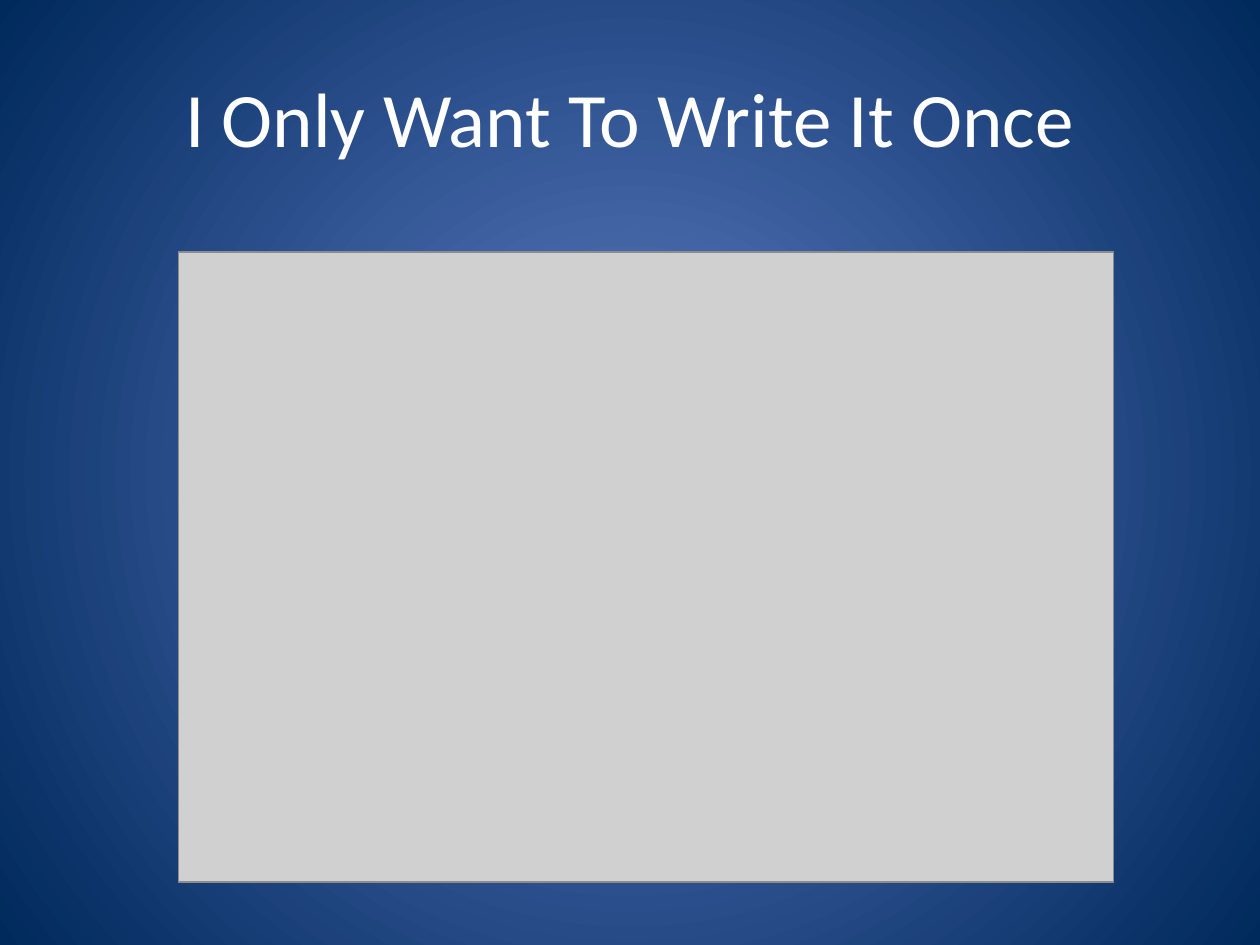
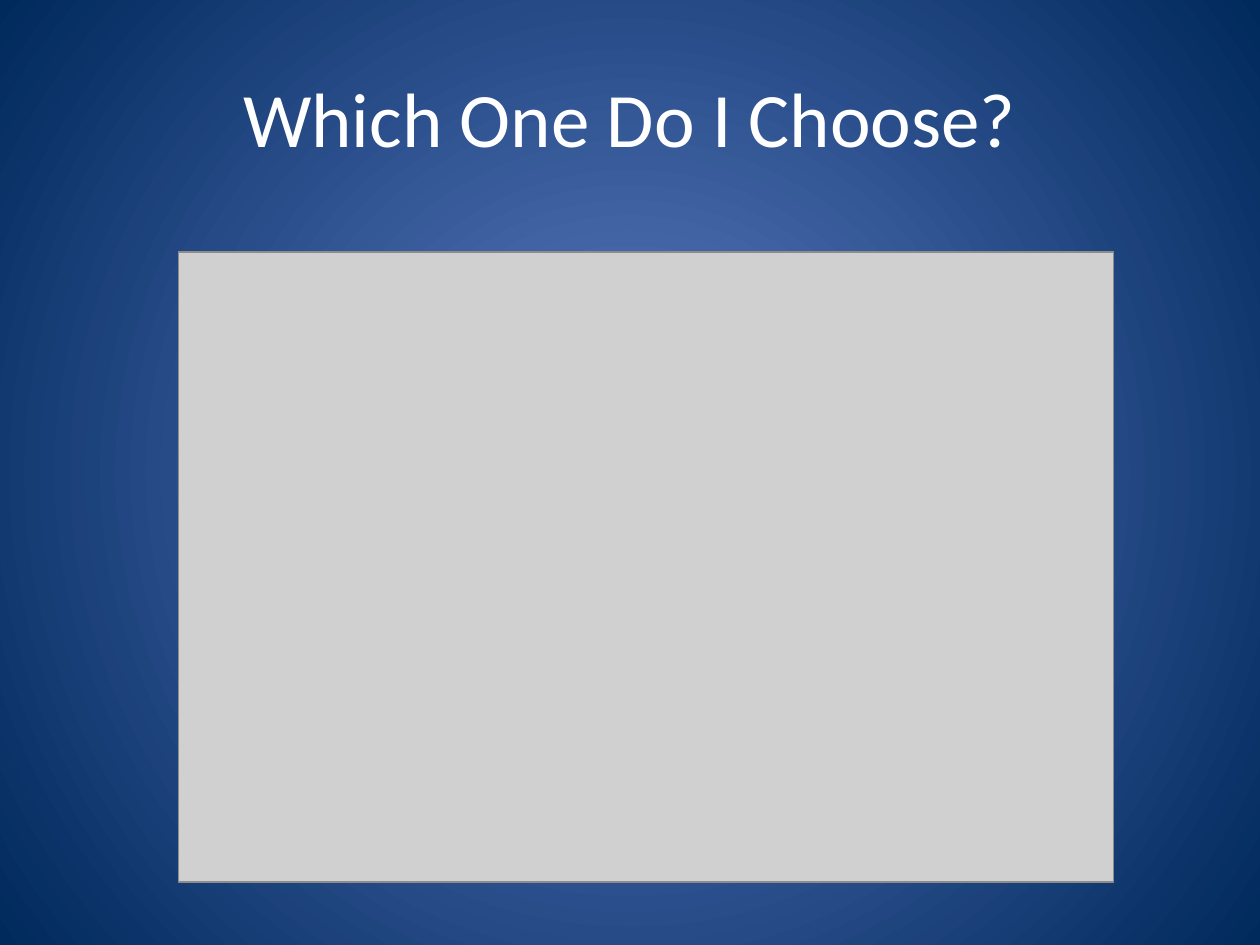
Before and after one commit to jerrelblankenship/Presentations, a slide deck: slide 3 of JointSpeakerTalks/PhoneGapXamarin/M3Conf2013/PhoneGap and Xamarin.pptx. Drawn at 1260x945 pixels with LibreOffice and Linux fonts; fonts in the diff are those of the drawing; grey boxes stand for pictures. Boxes give left, top, right and bottom in pixels: in the first picture for what was removed or moved away, otherwise in the second. Text is boxed around its words. In the diff, an @@ line names an element or a change of style, - is before the commit and + after.

```diff
--- a/JointSpeakerTalks/PhoneGapXamarin/M3Conf2013/PhoneGap and Xamarin.pptx
+++ b/JointSpeakerTalks/PhoneGapXamarin/M3Conf2013/PhoneGap and Xamarin.pptx
@@ title at bbox=[243, 93, 1016, 148]: text changed @@
-I Only Want To Write It Once
+Which One Do I Choose?
```
Also in this commit, not shown: 1 other slide changed, 1 slide removed.
